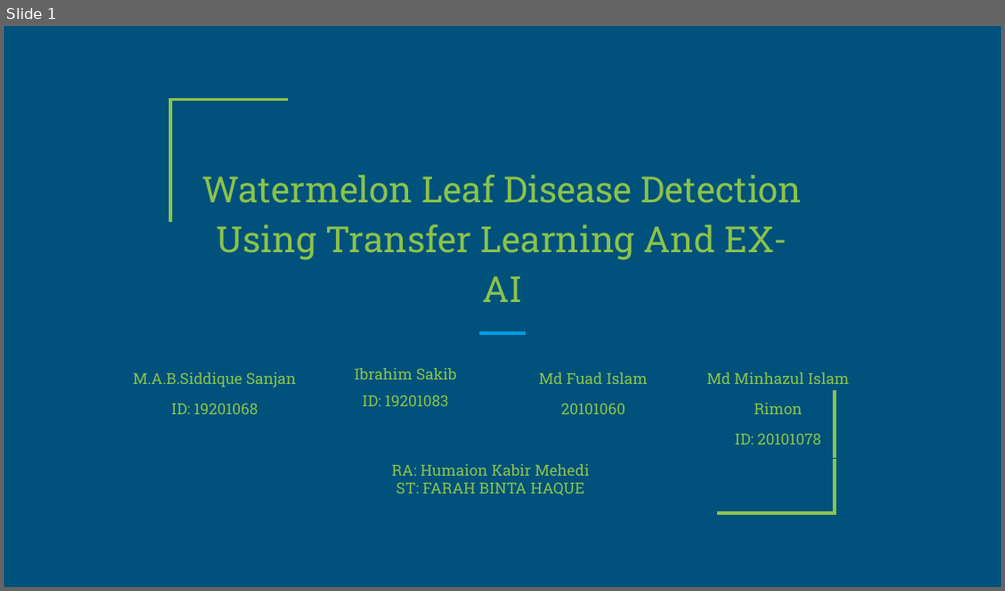
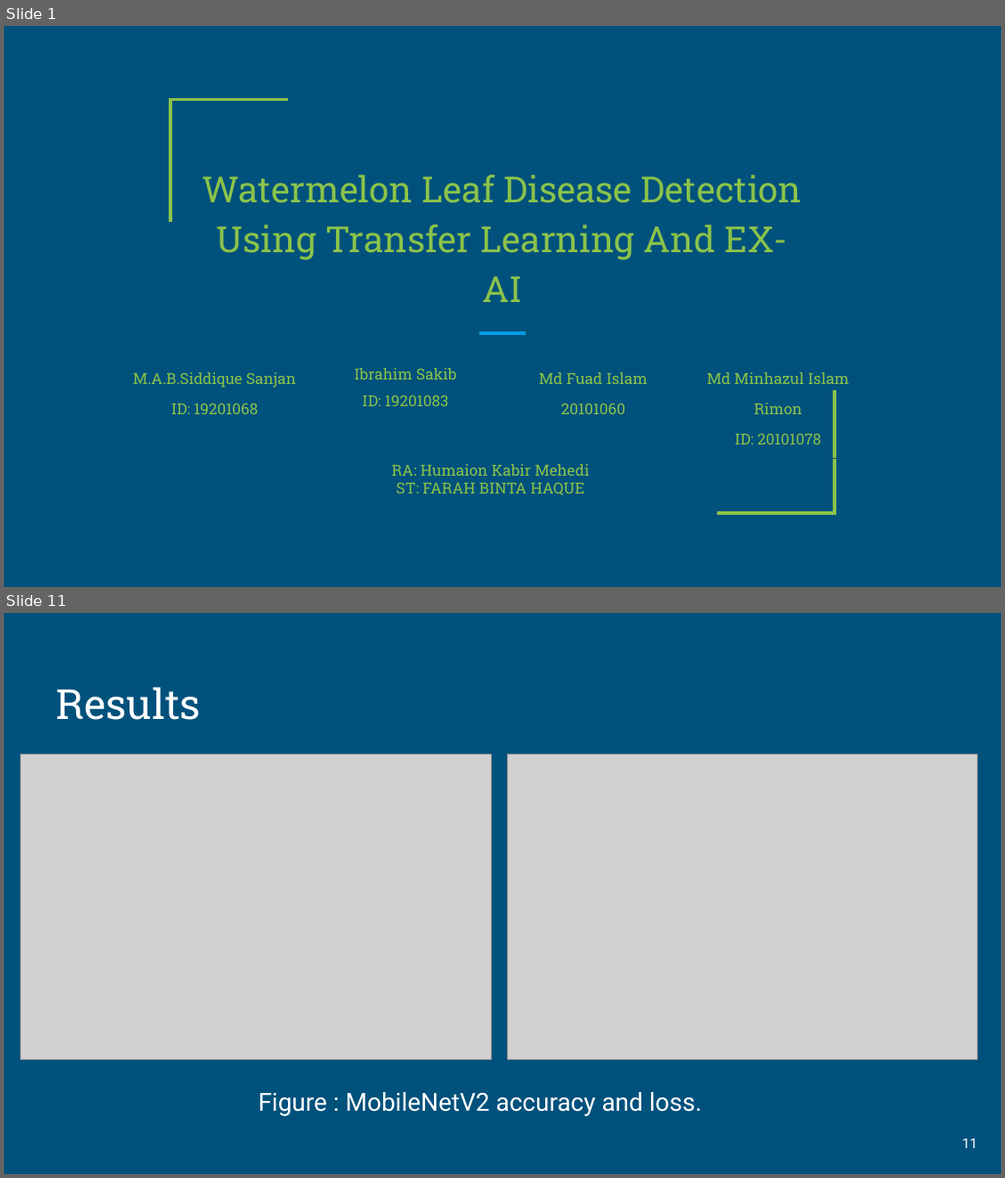
Before and after one commit to mdFuadIslam/cse438, a slide deck: Submission5/Slide.pptx. Shown one above the other, each under a label of ours: slide 1 before the commit, slides 1 and 11 after it; the slides between them are not shown. The pictures are 1005x591 and 1005x1178 pixels, drawn with LibreOffice and Linux fonts; fonts in the diff are those of the drawing; grey boxes stand for pictures. Boxes give left, top, right and bottom in pixels: in the first picture for what was removed or moved away, otherwise in the second. Text is boxed around its words. In the diff, an @@ line names an element or a change of style, - is before the commit and + after.

```diff
--- a/Submission5/Slide.pptx
+++ b/Submission5/Slide.pptx
@@ slide 11 added at [4, 613, 1001, 1174], background #00517C @@
@@ title added at [57, 687, 201, 720], 30 pt, text #FFFFFF @@
+Results
@@ picture added at [21, 755, 492, 1060] @@
@@ picture added at [508, 755, 977, 1060] @@
@@ text added at [259, 1092, 702, 1116], 18 pt, text #FFFFFF @@
+Figure : MobileNetV2 accuracy and loss.
@@ page number added at [962, 1138, 977, 1148], 10 pt, text #FFFFFF @@
+11
```
Also in this commit, not shown: 8 slides changed, 8 other slides added, 3 other files.
